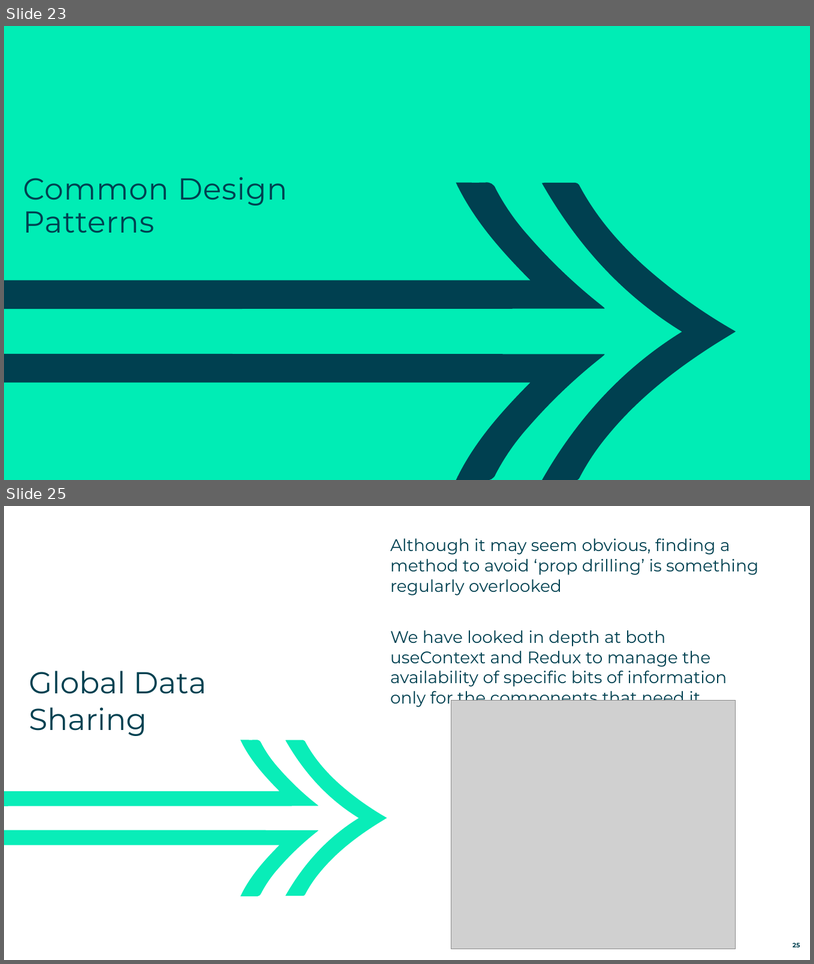
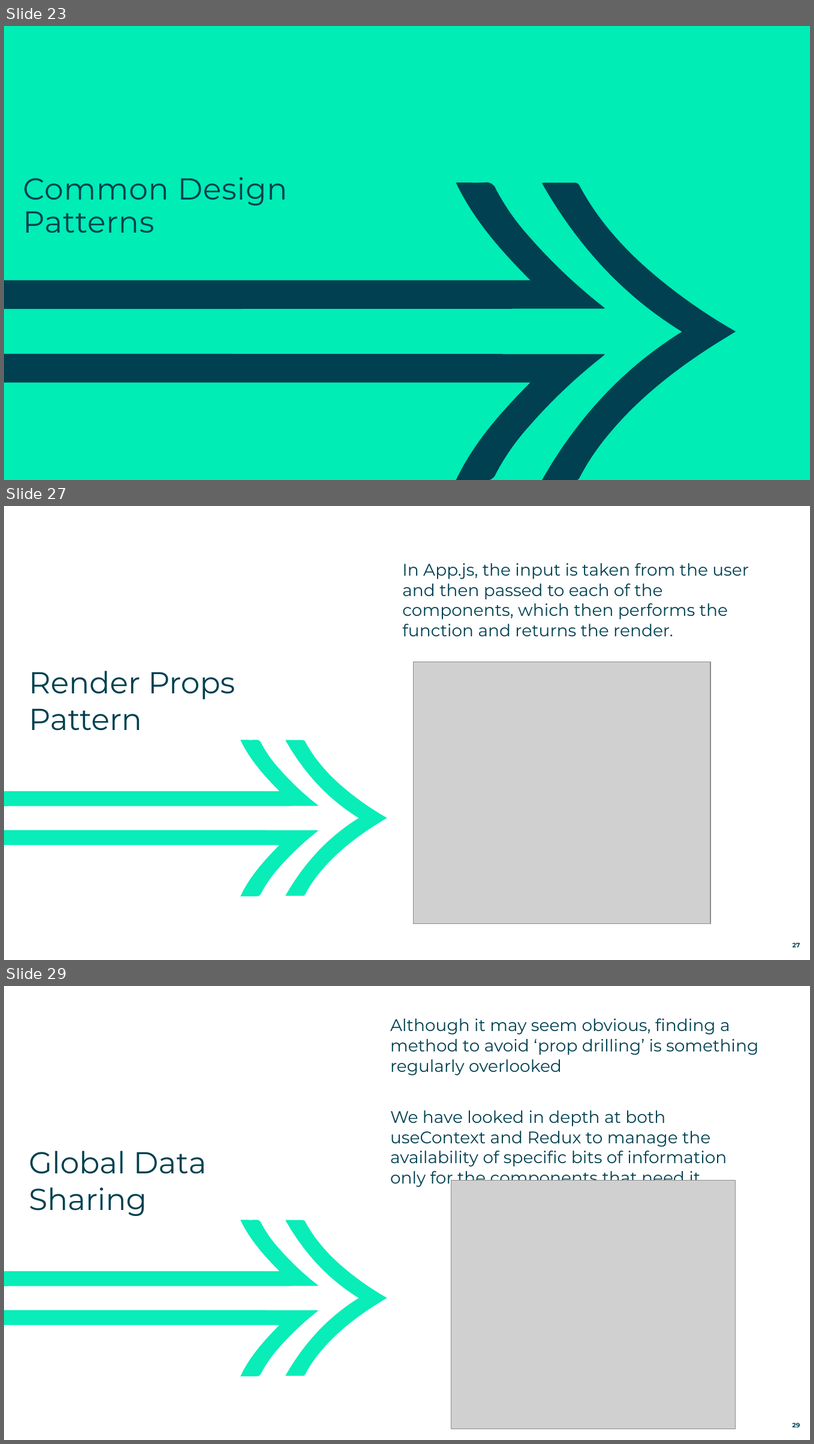
Before and after one commit to AndySmithQA/QAADVREACTJS-Tutor, a slide deck: Day5/5-Patterns.pptx. Shown one above the other, each under a label of ours: slides 23 and 25 before the commit, slides 23, 27 and 29 after it; the slides between them are not shown. The pictures are 814x964 and 814x1444 pixels, drawn with LibreOffice and Linux fonts; fonts in the diff are those of the drawing; grey boxes stand for pictures. Boxes give left, top, right and bottom in pixels: in the first picture for what was removed or moved away, otherwise in the second. Text is boxed around its words. In the diff, an @@ line names an element or a change of style, - is before the commit and + after.

Commit message:
RenderProps addition to day 5

```diff
--- a/Day5/5-Patterns.pptx
+++ b/Day5/5-Patterns.pptx
@@ slide 27 added at bbox=[4, 506, 810, 960], background #FFFFFF; not listed: 3 template elements that a slide beside it also shows @@
@@ text added at bbox=[402, 563, 749, 636], 20 pt, text #004050 @@
+In App.js, the input is taken from the user and then passed to each of the components, which then performs the function and returns the render.
@@ picture added at bbox=[414, 661, 711, 923] @@
@@ text added at bbox=[29, 670, 235, 730], 36 pt, text #004050 @@
+Render Props Pattern
@@ page number added at bbox=[793, 942, 801, 947], 7.6 pt, text #004050, bold @@
+27
@@ what was slide 25 is now slide 29 @@
```
Also in this commit, not shown: 1 slide changed, 3 other slides added, 14 other files.
